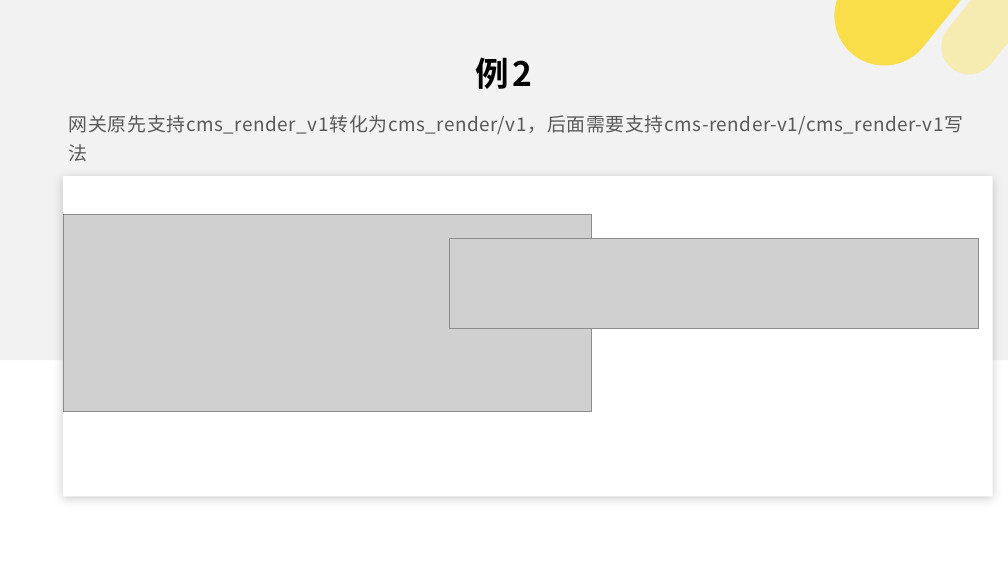
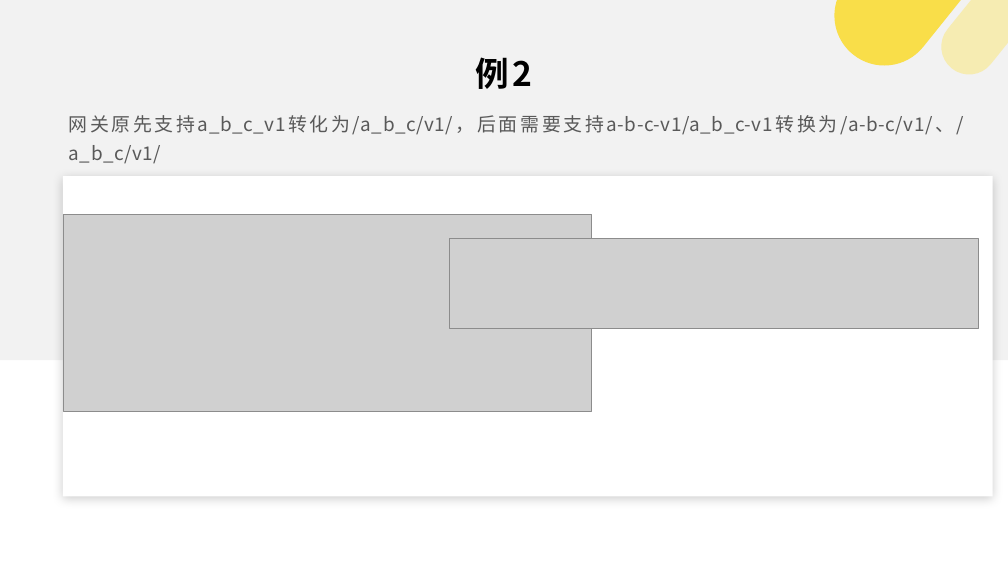
Before and after one commit to 382615666/note, a slide deck: slide 14 of 科普.pptx. Drawn at 1008x567 pixels with LibreOffice and Linux fonts; fonts in the diff are those of the drawing; grey boxes stand for pictures. Boxes give left, top, right and bottom in pixels: in the first picture for what was removed or moved away, otherwise in the second. Text is boxed around its words. In the diff, an @@ line names an element or a change of style, - is before the commit and + after.

```diff
--- a/科普.pptx
+++ b/科普.pptx
@@ text at (69,115,954,164): text changed @@
-网关原先支持cms_render_v1转化为cms_render/v1，后面需要支持cms-render-v1/cms_render-v1写法
+网关原先支持a_b_c_v1转化为/a_b_c/v1/，后面需要支持a-b-c-v1/a_b_c-v1转换为/a-b-c/v1/、/a_b_c/v1/
```
Also in this commit, not shown: 10 other slides changed, 8 other files.
